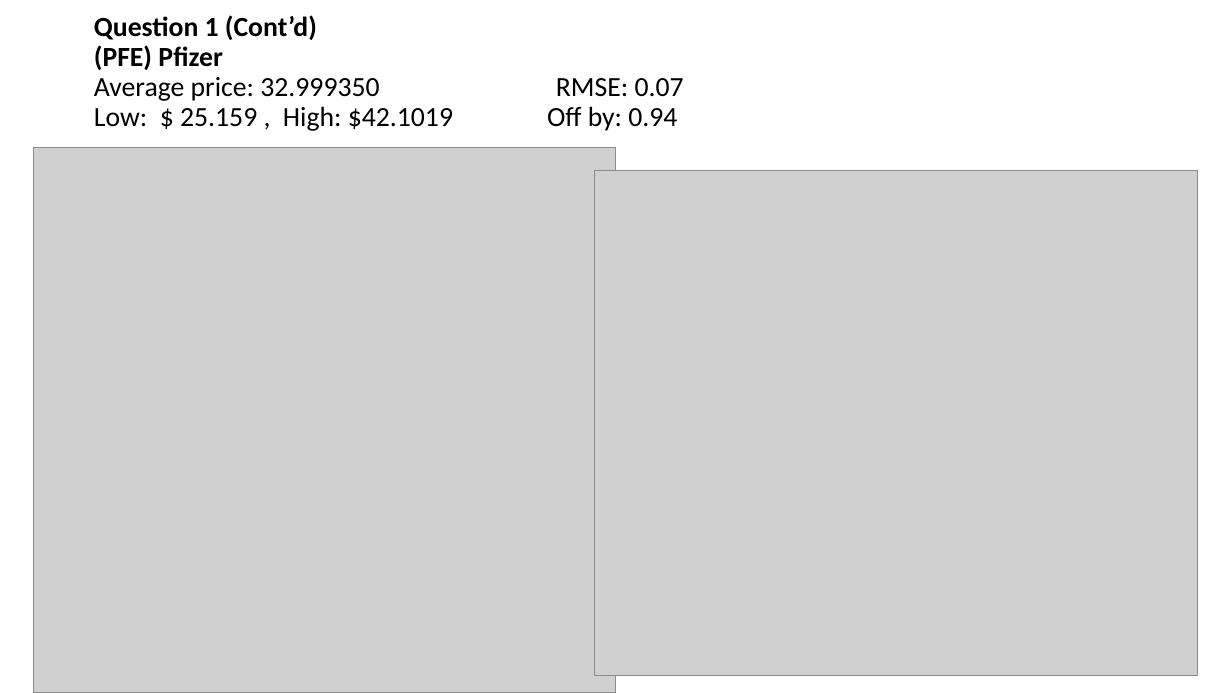
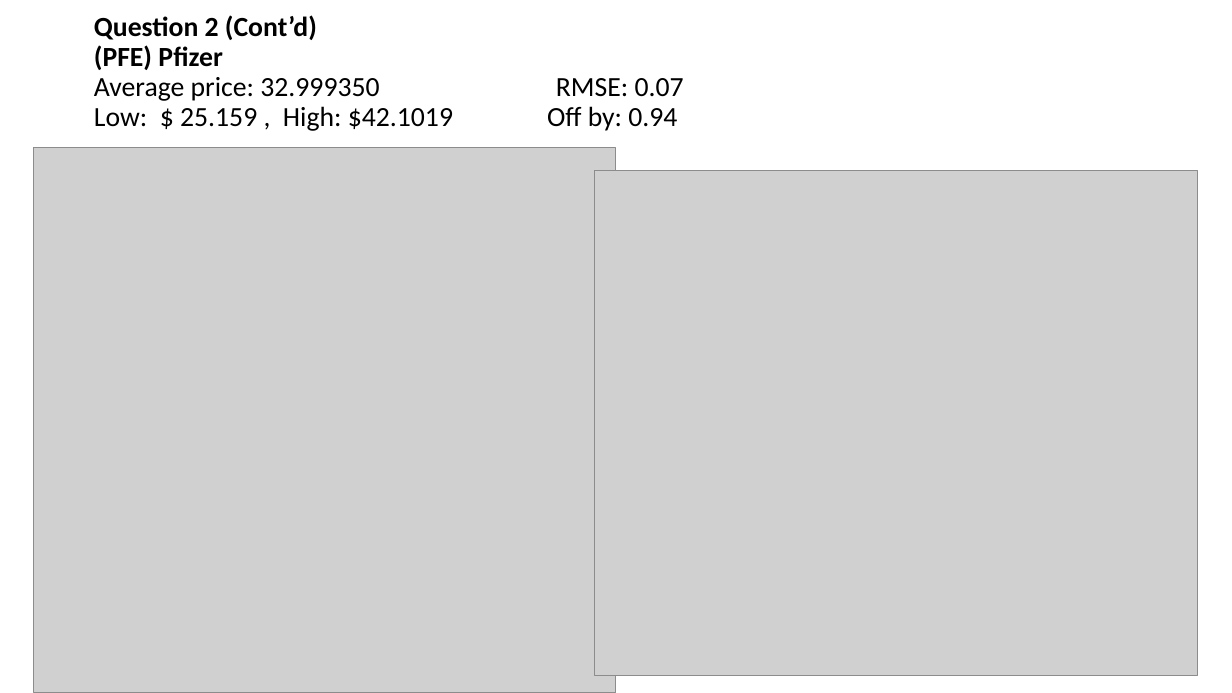
Before and after one commit to davidrtorres/Model-5-Stock-Price-Forecasting, a slide deck: slide 6 of Presentation1.pptx (slide 5 before the commit). Drawn at 1232x693 pixels with LibreOffice and Linux fonts; fonts in the diff are those of the drawing; grey boxes stand for pictures. Boxes give left, top, right and bottom in pixels: in the first picture for what was removed or moved away, otherwise in the second. Text is boxed around its words. In the diff, an @@ line names an element or a change of style, - is before the commit and + after.

```diff
--- a/Presentation1.pptx
+++ b/Presentation1.pptx
@@ title at [94, 15, 677, 131]: text changed @@
-Question 1 (Cont’d)
-(PFE) Pfizer
-Average price: 32.999350 RMSE: 0.07
-Low: $ 25.159 , High: $42.1019 Off by: 0.94
+Question 2 (Cont’d)
+(PFE) Pfizer
+Average price: 32.999350 RMSE: 0.07
+Low: $ 25.159 , High: $42.1019 Off by: 0.94
```
Also in this commit, not shown: 3 other slides changed, 5 slides added, 1 other file.
